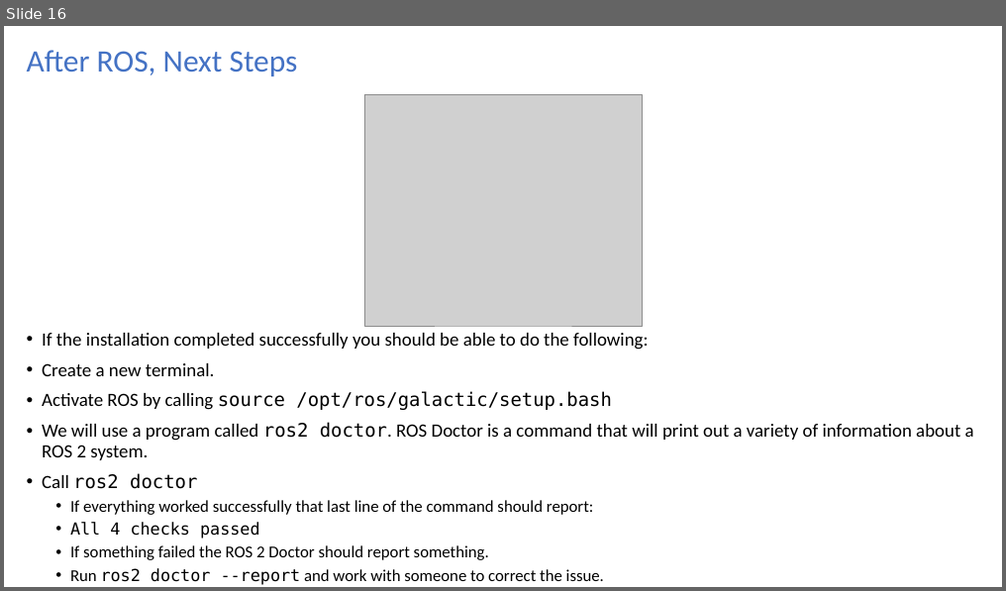
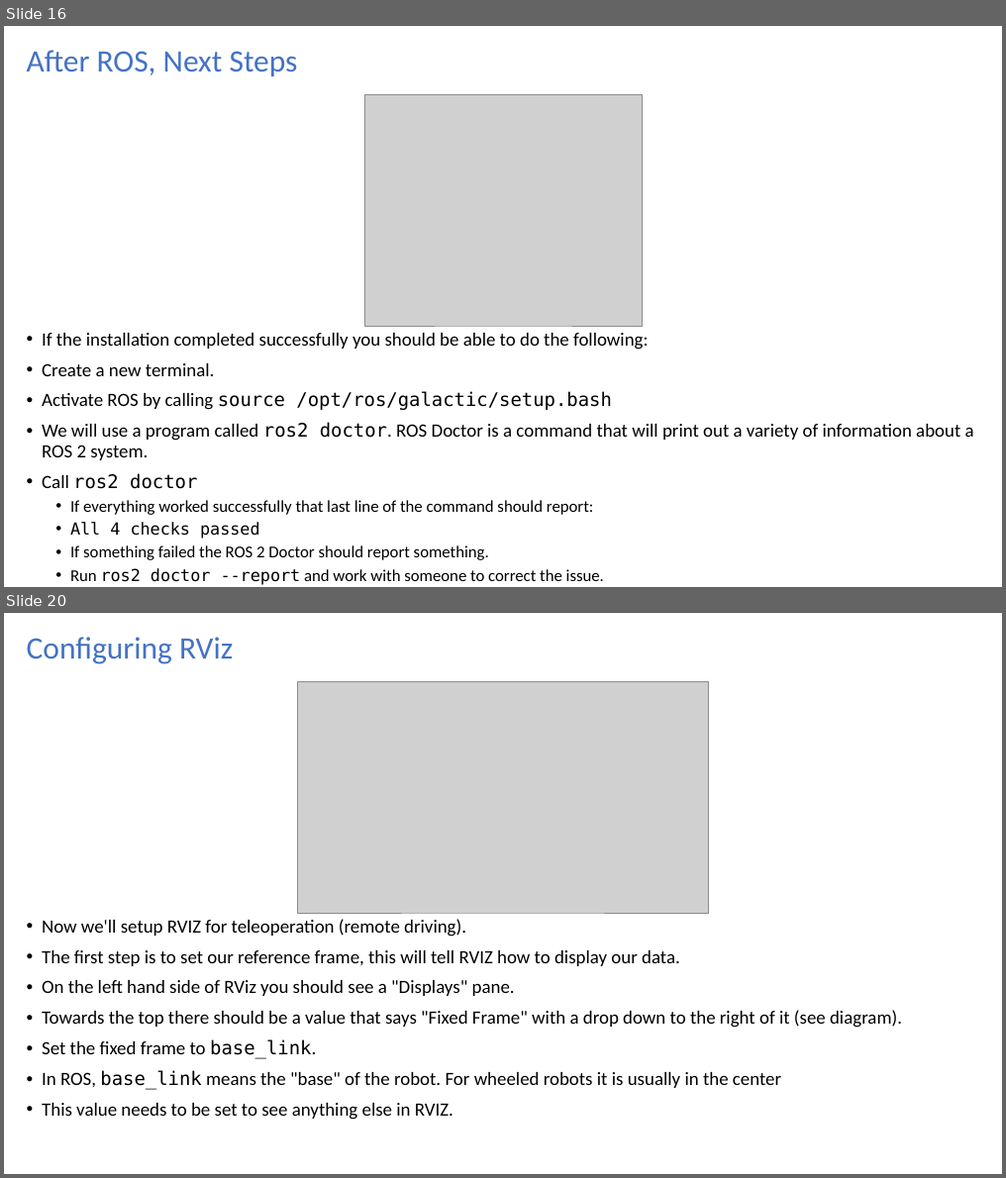
Before and after one commit to turtlebot/TurtleBot4Lessons, a slide deck: units/Unit00-TB4-Introduction/L02-TurtleBotIsGo/U00-L02-TurtleBotIsGo.ppt. Shown one above the other, each under a label of ours: slide 16 before the commit, slides 16 and 20 after it; the slides between them are not shown. The pictures are 1006x591 and 1006x1178 pixels, drawn with LibreOffice and Linux fonts; fonts in the diff are those of the drawing; grey boxes stand for pictures. Boxes give left, top, right and bottom in pixels: in the first picture for what was removed or moved away, otherwise in the second. Text is boxed around its words. In the diff, an @@ line names an element or a change of style, - is before the commit and + after.

```diff
--- a/units/Unit00-TB4-Introduction/L02-TurtleBotIsGo/U00-L02-TurtleBotIsGo.ppt
+++ b/units/Unit00-TB4-Introduction/L02-TurtleBotIsGo/U00-L02-TurtleBotIsGo.ppt
@@ slide 20 added at (4,613,1002,1174), background #FFFFFF @@
@@ title added at (27,637,233,664), 30 pt, text #4472C4 @@
+Configuring RViz
@@ picture added at (297,682,709,913) @@
@@ text added at (42,919,902,1120), 18 pt, text #000000 @@
+• Now we'll setup RVIZ for teleoperation (remote driving).
+• The first step is to set our reference frame, this will tell RVIZ how to display our data.
+• On the left hand side of RViz you should see a "Displays" pane.
+• Towards the top there should be a value that says "Fixed Frame" with a drop down to the right of it (see diagram).
+• Set the fixed frame to base_link.
+• In ROS, base_link means the "base" of the robot. For wheeled robots it is usually in the center
+• This value needs to be set to see anything else in RVIZ.
```
Also in this commit, not shown: 2 slides changed, 6 other slides added, 1 slide removed, 7 other files.
